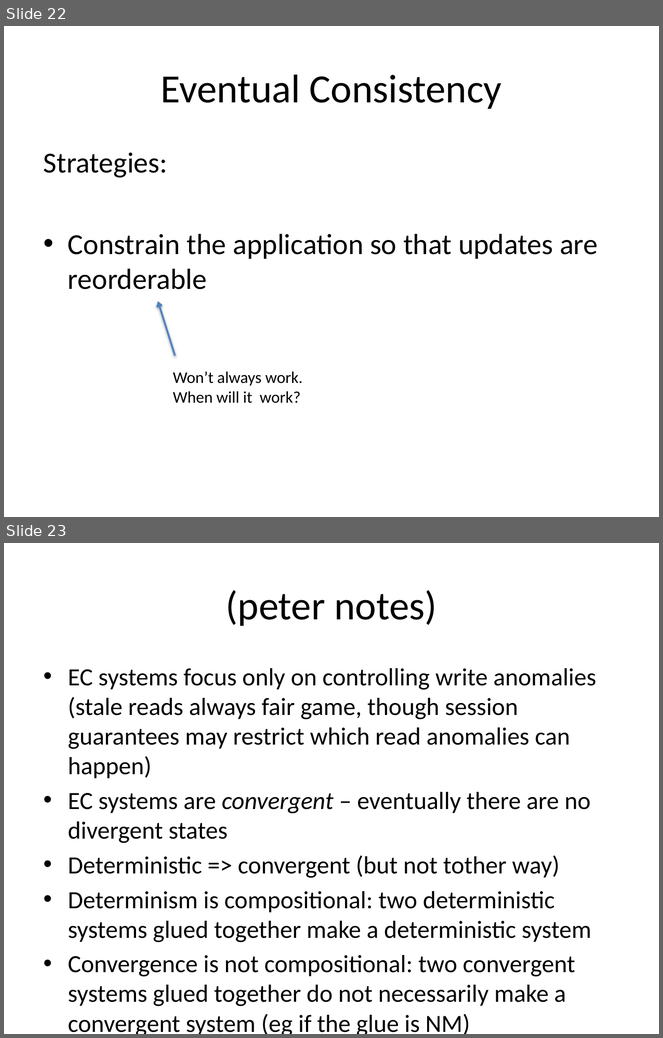
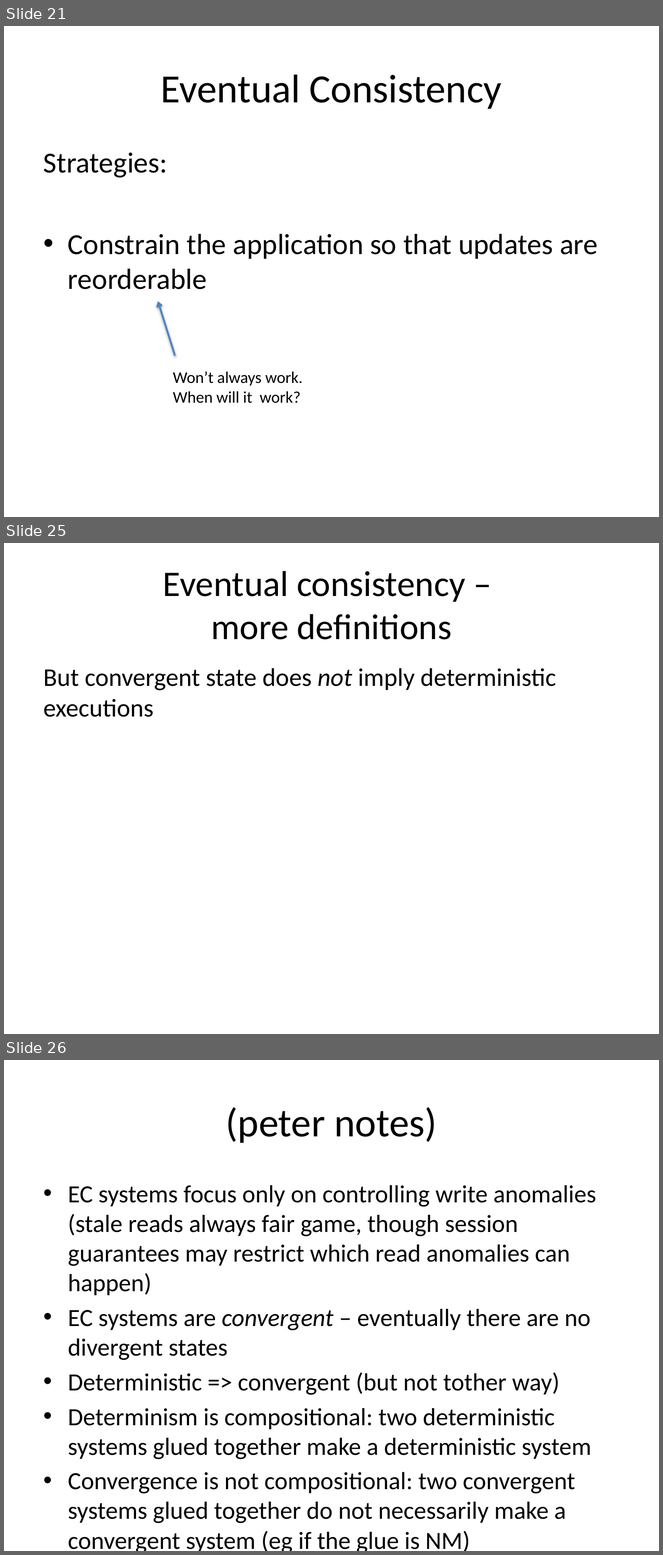
Before and after one commit to declarativitydotnet/declarativity, a slide deck: socc12-bloom-tutorial/slides/bloom-tutorial.pptx. Shown one above the other, each under a label of ours: slides 22 and 23 before the commit, slides 21, 25 and 26 after it; the slides between them are not shown. The pictures are 663x1038 and 663x1555 pixels, drawn with LibreOffice and Linux fonts; fonts in the diff are those of the drawing. Boxes give left, top, right and bottom in pixels: in the first picture for what was removed or moved away, otherwise in the second. Text is boxed around its words. In the diff, an @@ line names an element or a change of style, - is before the commit and + after.

```diff
--- a/socc12-bloom-tutorial/slides/bloom-tutorial.pptx
+++ b/socc12-bloom-tutorial/slides/bloom-tutorial.pptx
@@ slide 25 added at (4, 543, 659, 1034), background #FFFFFF @@
@@ title added at (163, 571, 466, 640), 39.6 pt, text #000000 @@
+Eventual consistency –
+more definitions
@@ text added at (44, 668, 556, 717), 28 pt, text #000000 @@
+But convergent state does not imply deterministic executions
@@ what was slide 22 is now slide 21 @@
@@ what was slide 23 is now slide 26 @@
```
Also in this commit, not shown: 4 slides changed, 3 other slides added, 1 slide removed.
